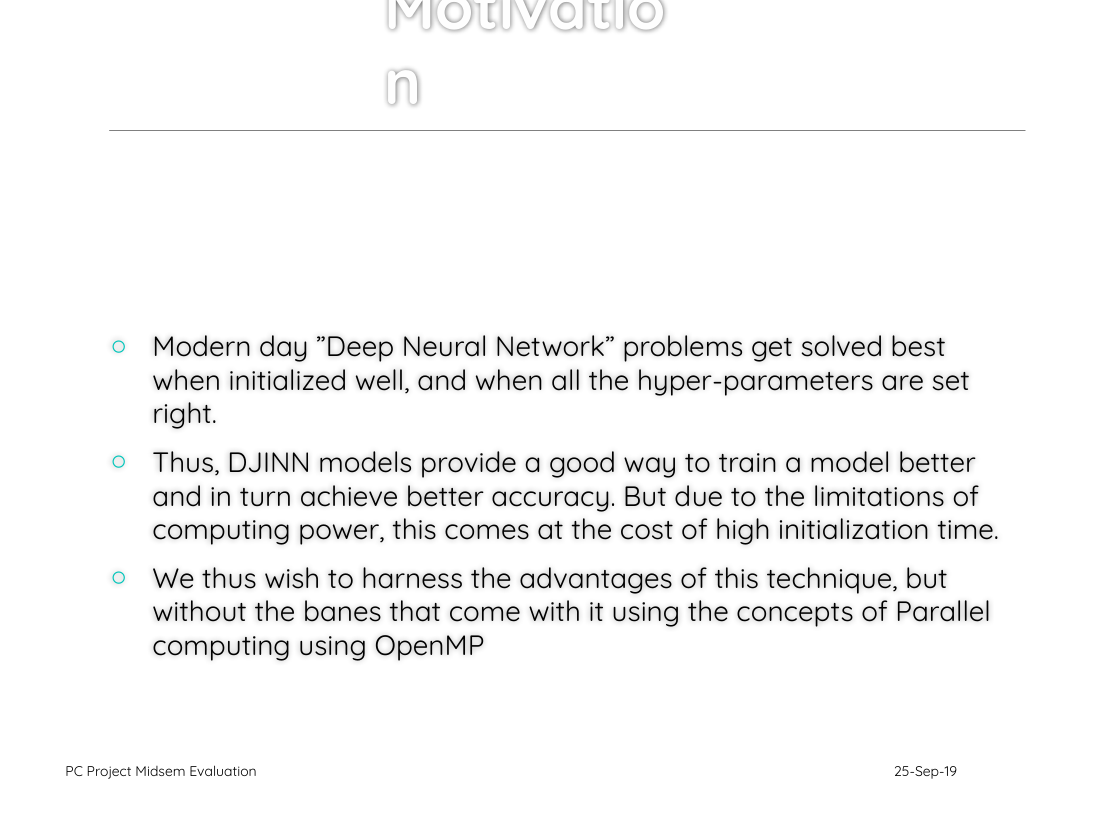
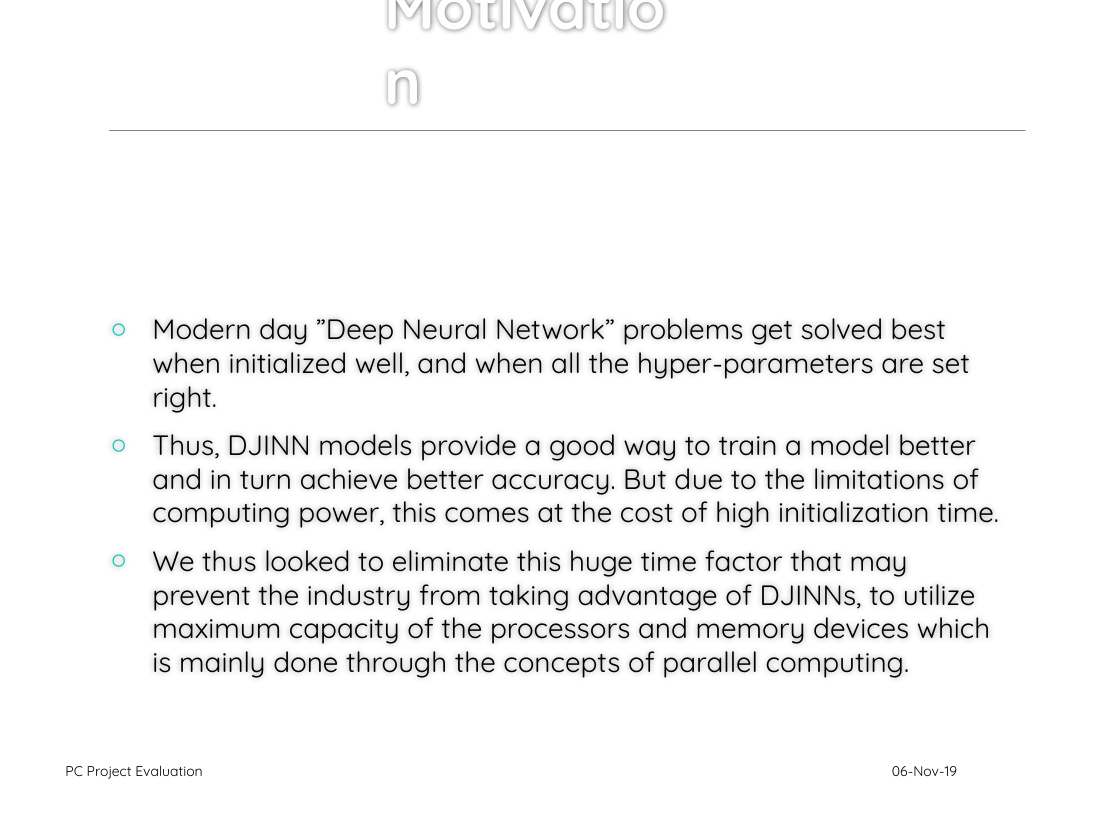
Before and after one commit to adityakaria/5-Sem, a slide deck: slide 4 of pc/Mini Project PPT Template.pptx. Drawn at 1120x840 pixels with LibreOffice and Linux fonts; fonts in the diff are those of the drawing; background and template pictures are left out. Boxes give left, top, right and bottom in pixels: in the first picture for what was removed or moved away, otherwise in the second. Text is boxed around its words. In the diff, an @@ line names an element or a change of style, - is before the commit and + after.

Commit message:
PC project presentation updated

```diff
--- a/pc/Mini Project PPT Template.pptx
+++ b/pc/Mini Project PPT Template.pptx
@@ text at (152, 550, 990, 678): text changed @@
-○ We thus wish to harness the advantages of this technique, but without the banes that come with it using the concepts of Parallel computing using OpenMP
+○ We thus looked to eliminate this huge time factor that may prevent the industry from taking advantage of DJINNs, to utilize maximum capacity of the processors and memory devices which is mainly done through the concepts of parallel computing.
@@ text at (65, 765, 202, 779): text changed @@
-PC Project Midsem Evaluation
+PC Project Evaluation
@@ text at (892, 766, 957, 776): text changed @@
-25-Sep-19
+06-Nov-19
```
Also in this commit, not shown: 6 other slides changed, 3 slides added, 2 slides removed.
